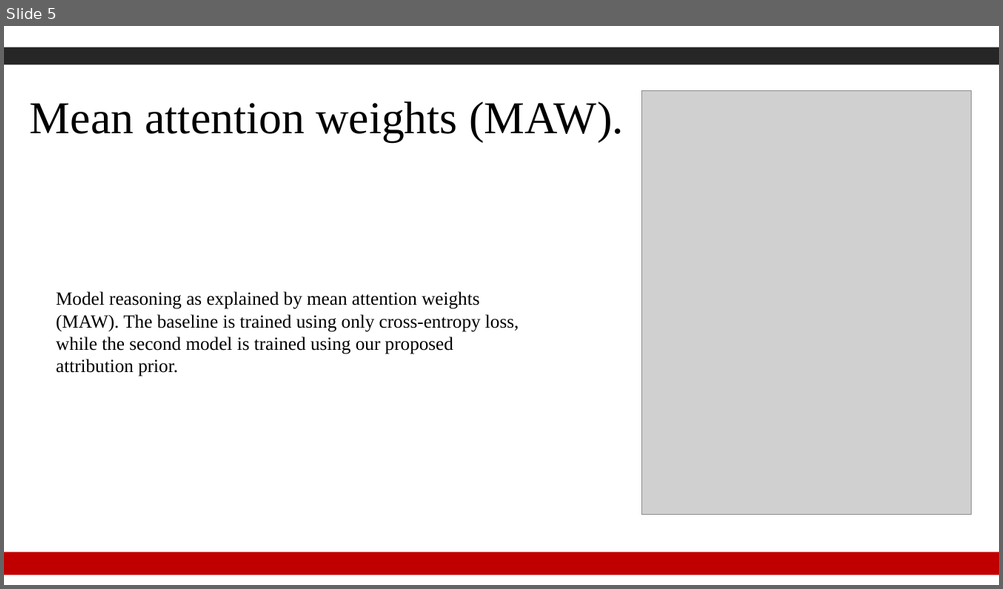
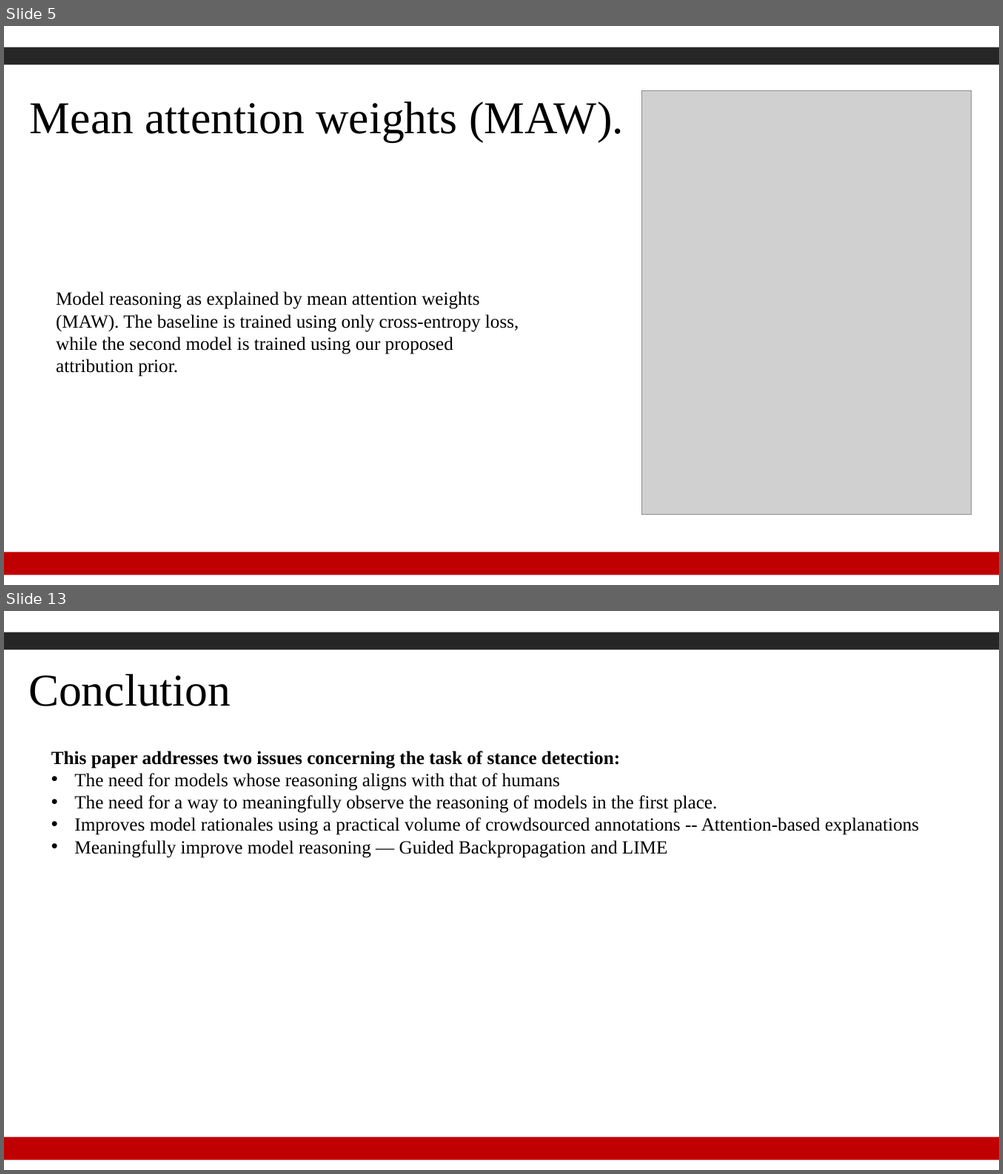
Before and after one commit to Gzk738/GZK_Code, a slide deck: journal club/2022.2.21/Human Rationales as Attribution Priors for Explainable Stance Detection【搜狗文档翻译_译文_英译中】.pdf.pptx. Shown one above the other, each under a label of ours: slide 5 before the commit, slides 5 and 13 after it; the slides between them are not shown. The pictures are 1003x589 and 1003x1174 pixels, drawn with LibreOffice and Linux fonts; fonts in the diff are those of the drawing; grey boxes stand for pictures; background and template pictures are left out. Boxes give left, top, right and bottom in pixels: in the first picture for what was removed or moved away, otherwise in the second. Text is boxed around its words. In the diff, an @@ line names an element or a change of style, - is before the commit and + after.

```diff
--- a/journal club/2022.2.21/Human Rationales as Attribution Priors for Explainable Stance Detection【搜狗文档翻译_译文_英译中】.pdf.pptx
+++ b/journal club/2022.2.21/Human Rationales as Attribution Priors for Explainable Stance Detection【搜狗文档翻译_译文_英译中】.pdf.pptx
@@ slide 13 added at <box>4,611,999,1170</box>, background #FFFFFF; not listed: 4 template elements that a slide beside it also shows @@
@@ text added at <box>28,674,231,706</box>, 44 pt, text #000000 @@
+Conclution
@@ text added at <box>51,751,919,858</box>, 18 pt, text #000000 @@
+This paper addresses two issues concerning the task of stance detection:
+• The need for models whose reasoning aligns with that of humans
+• The need for a way to meaningfully observe the reasoning of models in the first place.
+• Improves model rationales using a practical volume of crowdsourced annotations -- Attention-based explanations
+• Meaningfully improve model reasoning — Guided Backpropagation and LIME
```
Also in this commit, not shown: 4 other slides changed, 8 other slides added, 5 slides removed, 2 other files.
